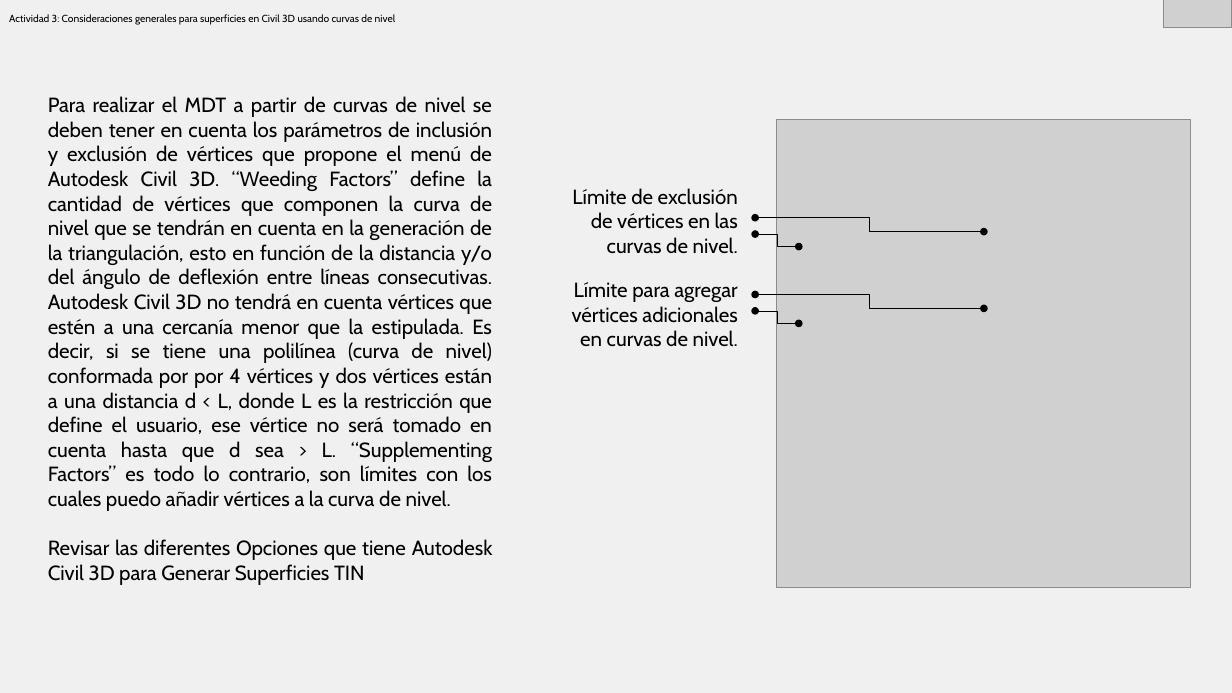
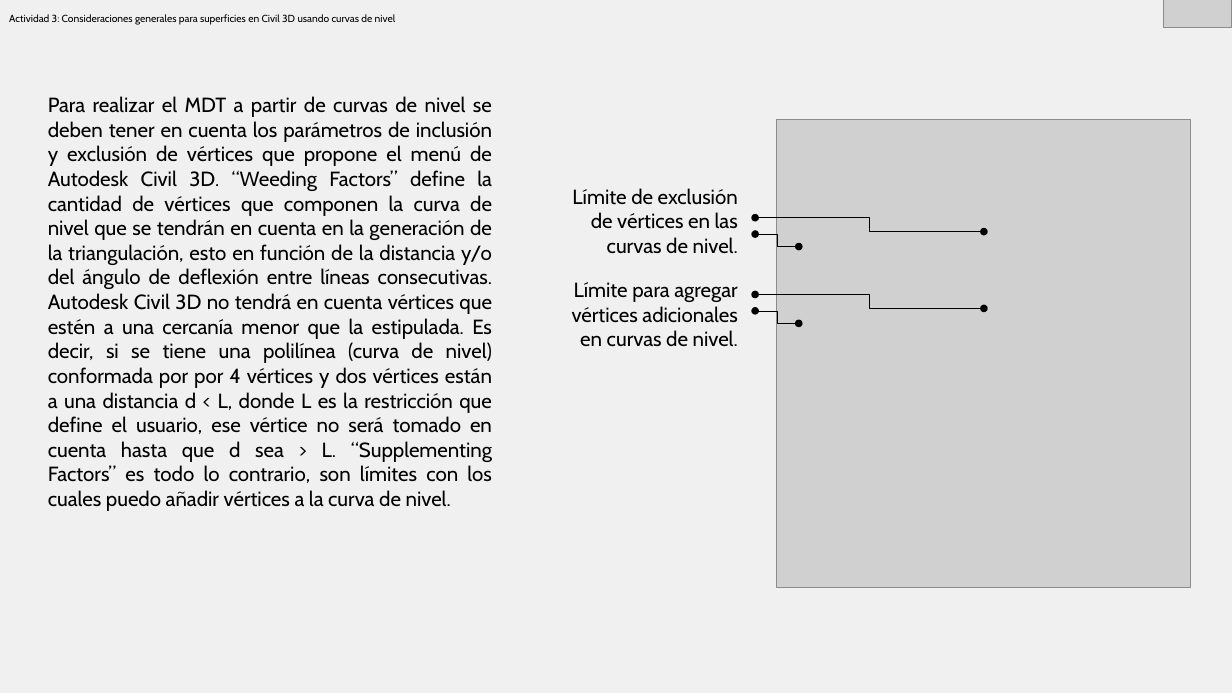
Before and after one commit to rcfdtools/R.HCMC, a slide deck: slide 11 of activity/M02A01/M02A01.pptx. Drawn at 1232x693 pixels with LibreOffice and Linux fonts; fonts in the diff are those of the drawing; grey boxes stand for pictures. Boxes give left, top, right and bottom in pixels: in the first picture for what was removed or moved away, otherwise in the second. Text is boxed around its words. In the diff, an @@ line names an element or a change of style, - is before the commit and + after.

```diff
--- a/activity/M02A01/M02A01.pptx
+++ b/activity/M02A01/M02A01.pptx
@@ text at [48, 539, 493, 585]: paragraph removed @@
-Revisar las diferentes Opciones que tiene Autodesk Civil 3D para Generar Superficies TIN
```
Also in this commit, not shown: 1 other slide changed, 1 other file.
